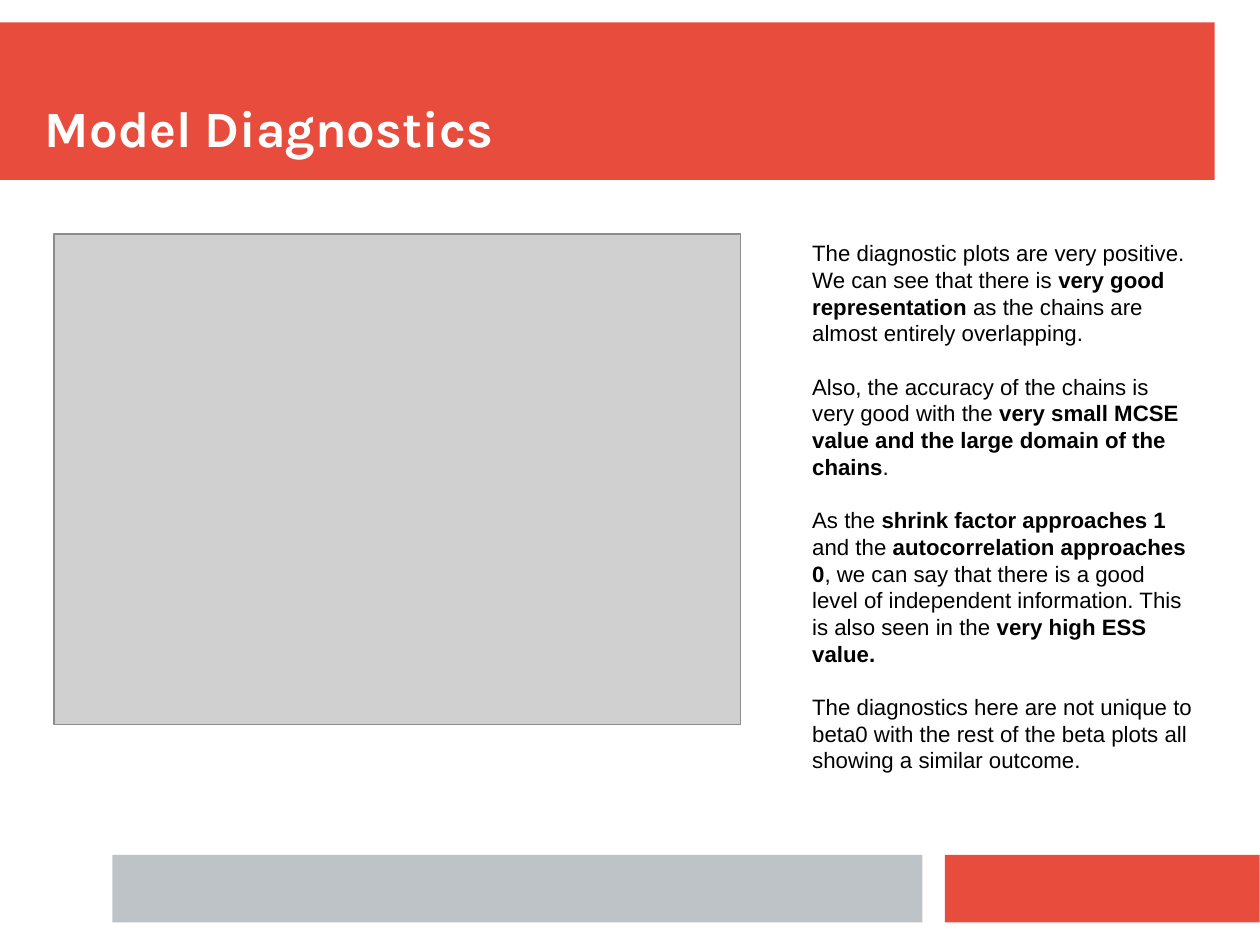
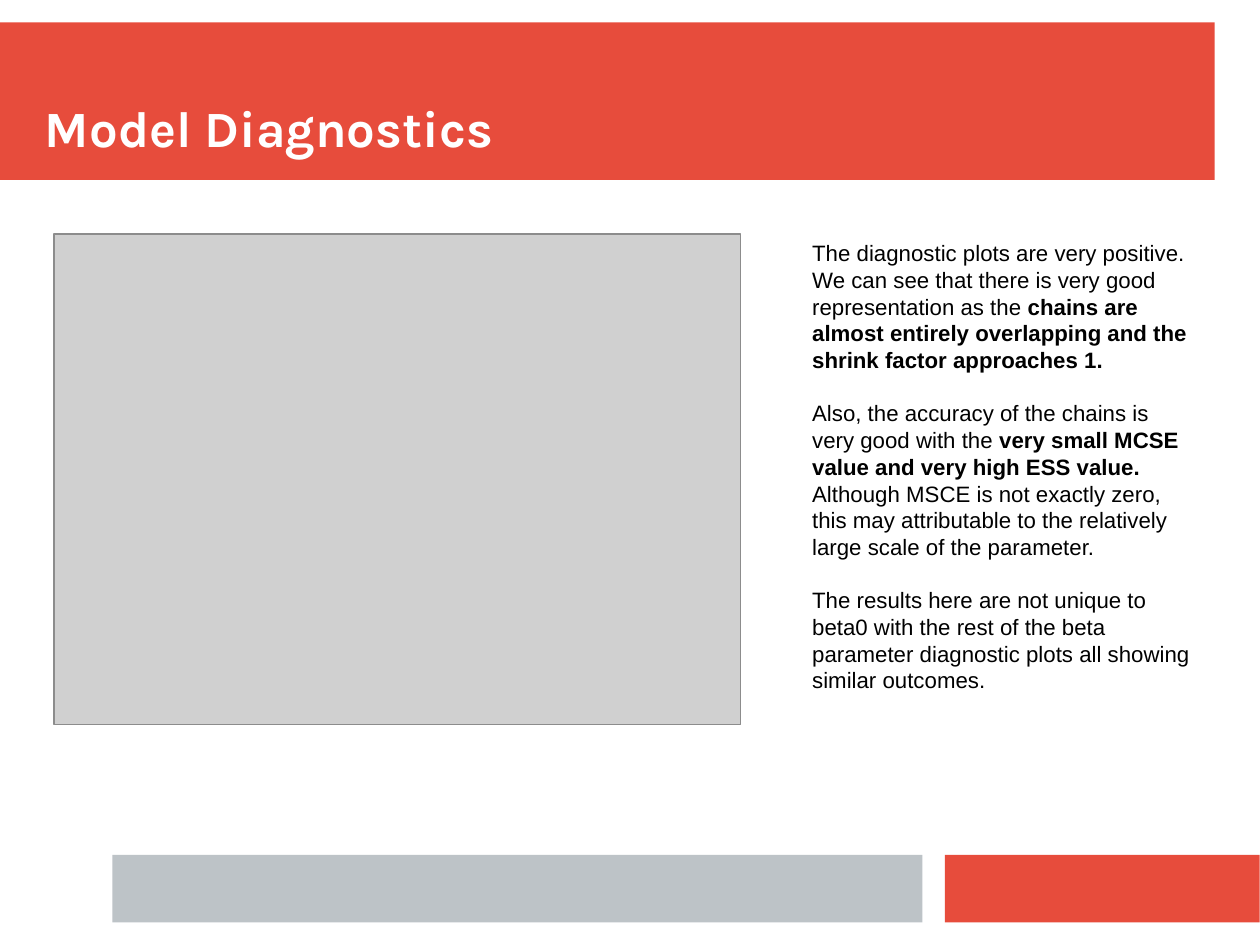
Before and after one commit to tim-kirkbride/BayesianAssignment, a slide deck: slide 12 of Presentation.pptx. Drawn at 1260x945 pixels with LibreOffice and Linux fonts; fonts in the diff are those of the drawing; grey boxes stand for pictures. Boxes give left, top, right and bottom in pixels: in the first picture for what was removed or moved away, otherwise in the second. Text is boxed around its words. In the diff, an @@ line names an element or a change of style, - is before the commit and + after.

Commit message:
final draft

```diff
--- a/Presentation.pptx
+++ b/Presentation.pptx
@@ text at (812,245,1190,689): text changed @@
-The diagnostic plots are very positive. We can see that there is very good representation as the chains are almost entirely overlapping.
-Also, the accuracy of the chains is very good with the very small MCSE value and the large domain of the chains.
-As the shrink factor approaches 1 and the autocorrelation approaches 0, we can say that there is a good level of independent information. This is also seen in the very high ESS value.
-The diagnostics here are not unique to beta0 with the rest of the beta plots all showing a similar outcome.
+The diagnostic plots are very positive. We can see that there is very good representation as the chains are almost entirely overlapping and the shrink factor approaches 1.
+Also, the accuracy of the chains is very good with the very small MCSE value and very high ESS value. Although MSCE is not exactly zero, this may attributable to the relatively large scale of the parameter.
+The results here are not unique to beta0 with the rest of the beta parameter diagnostic plots all showing similar outcomes.
```
Also in this commit, not shown: 5 other slides changed, 1 slide added, 1 slide removed.
